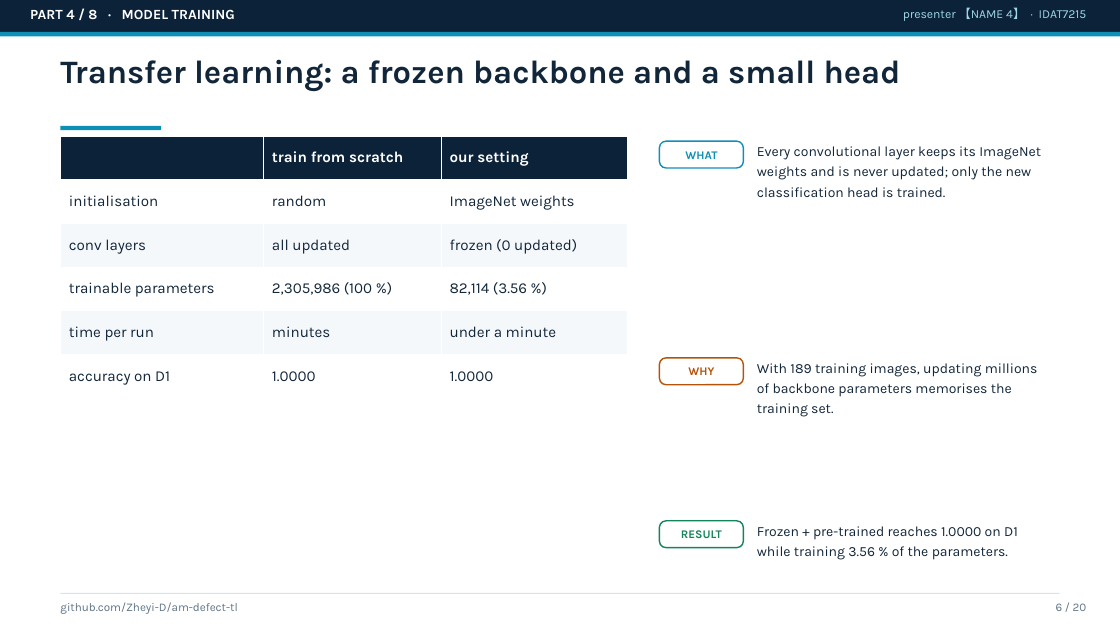
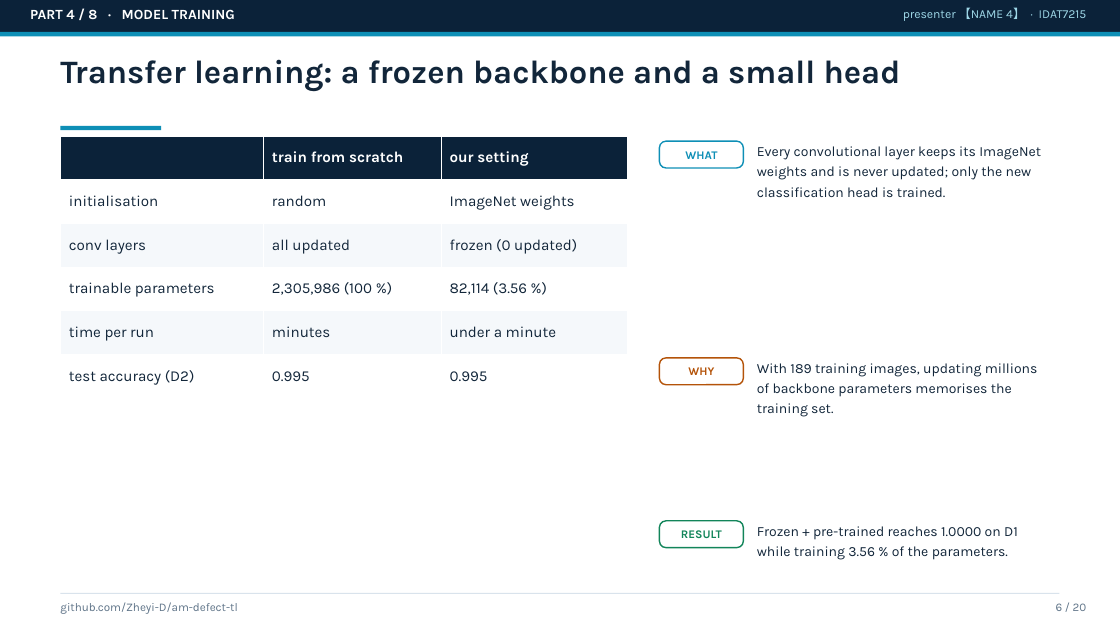
Before and after one commit to Zheyi-D/am-defect-tl, a slide deck: slide 6 of reports/slides_draft.pptx. Drawn at 1120x630 pixels with LibreOffice and Linux fonts; fonts in the diff are those of the drawing. Boxes give left, top, right and bottom in pixels: in the first picture for what was removed or moved away, otherwise in the second. Text is boxed around its words. In the diff, an @@ line names an element or a change of style, - is before the commit and + after.

```diff
--- a/reports/slides_draft.pptx
+++ b/reports/slides_draft.pptx
@@ table at (60,136,628,398) @@
-row 6: accuracy on D1 | 1.0000 | 1.0000
+row 6: test accuracy (D2) | 0.995 | 0.995
```
Also in this commit, not shown: 5 other slides changed, 2 other files.
